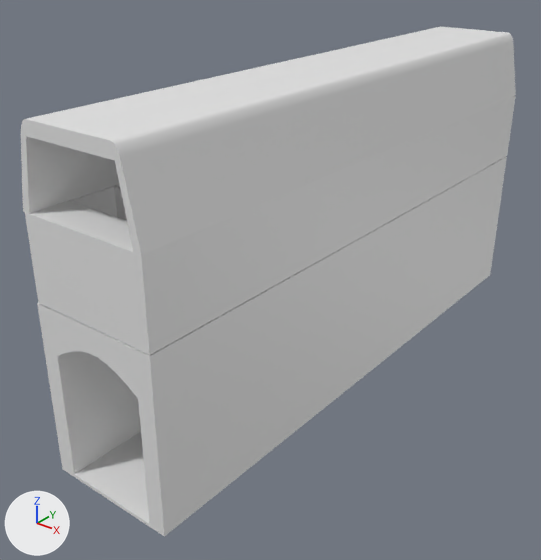
The FBX model Assets/Models/Building2.fbx: old version first, new version second.
The view is the same before and after, from a 50 mm lens placed at (33.5, -62.7, 22.6), pointed at (2.1, -23.4, -1.7). Every picture has the same lights, and +X, +Y and +Z are marked at lower left. The first picture is the older version. Where no turn or scale is listed for an object, it has been applied to the vertices.
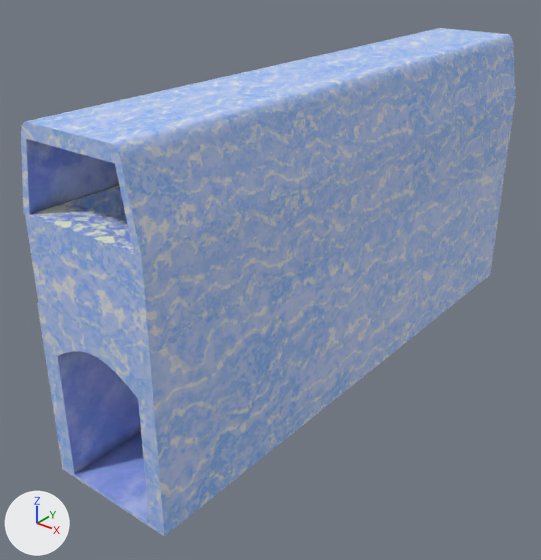
What differs and where, as boxes [x1, y1, x2, y2] in the pictures (541 x 560 px):
'Cube.001', recoloured, surface changed, moved
    before: [21, 26, 516, 255]
    after: [21, 28, 516, 258]
'Cube.216', reshaped, moved
    before: [25, 96, 515, 355]
    after: [25, 97, 515, 356]
part 1 of me_cube_001, recoloured
    both: [21, 28, 515, 255]
part 2 of me_cube_001, recoloured (white to blue)
    both: [26, 139, 119, 214]
part 3 of me_cube_001, surface changed
    both: [21, 28, 515, 255]
part 4 of me_cube_003, recoloured
    both: [25, 97, 515, 355]
part 5 of me_cube_003, recoloured
    both: [31, 186, 133, 252]
part 6 of me_cube_002, recoloured
    both: [37, 157, 507, 537]
part 7 of me_cube_002, recoloured (white to blue)
    before: [39, 157, 505, 523]
    after: [57, 341, 149, 523]

Edits to the bpy script that builds the scene:
```text
Add mat_wallsbottom:
    mat_wallsbottom = principled_material('WallsBottom')
    mat_wallsbottom.texture = img_building2wallsbottom_png  # with its transparency
    mat_wallsbottom.roughness = 0.585
Add mat_wallsinsidebottom:
    mat_wallsinsidebottom = principled_material('WallsInsideBottom')
    mat_wallsinsidebottom.texture = img_building2wallsinsidebottom_png  # with its transparency
    mat_wallsinsidebottom.roughness = 0.822
Add mat_wallsmiddle:
    mat_wallsmiddle = principled_material('WallsMiddle')
    mat_wallsmiddle.texture = img_building2wallsmiddle_png  # with its transparency
    mat_wallsmiddle.roughness = 0.681
Add mat_floorbaked:
    mat_floorbaked = principled_material('FloorBaked')
    mat_floorbaked.texture = img_building2floor_png  # with its transparency
    mat_floorbaked.roughness = 0.837
Add mat_wallsinsidetop:
    mat_wallsinsidetop = principled_material('WallsInsideTop')
    mat_wallsinsidetop.texture = img_building2wallsinsidetop_png  # with its transparency
    mat_wallsinsidetop.roughness = 0.802
Add mat_wallstop:
    mat_wallstop = principled_material('WallsTop')
    mat_wallstop.texture = img_building2wallstop_png  # with its transparency
    mat_wallstop.roughness = 0.837
Change me_cube_002:
    remove me_cube_002.from_pydata(...)  # 136 vertices, 136 faces; spans x -0.4..8.8, y -41.4..2.7, z -10.0..1.9
    add me_cube_002.from_pydata(...)  # 136 vertices, 125 faces; spans x -0.4..8.8, y -41.4..2.7, z -10.0..1.9
    me_cube_002 part 6: 74 faces spanning x -0.4..8.8, y -41.4..2.7, z -10.0..1.9 switch from no material to mat_wallsbottom (picture img_building2wallsbottom_png)
    me_cube_002 part 7: 51 faces spanning x -0.4..8.8, y -41.4..2.7, z -10.0..1.9 switch from no material to mat_wallsinsidebottom (picture img_building2wallsinsidebottom_png)
    edits to the shape of me_cube_002 do not show in these pictures
Change me_cube_003:
    remove me_cube_003.from_pydata(...)  # 382 vertices, 364 faces; spans x -4.8..4.6, y -22.1..22.1, z -2.7..2.7
    add me_cube_003.from_pydata(...)  # 291 vertices, 252 faces; spans x -4.8..4.6, y -22.1..22.1, z -2.7..2.7
    me_cube_003 part 4: 158 faces spanning x -4.8..4.6, y -22.1..22.1, z -2.7..2.7 switch from no material to mat_wallsmiddle (picture img_building2wallsmiddle_png)
    me_cube_003 part 5: 94 faces spanning x -4.8..4.6, y -22.1..22.1, z -2.7..2.7 switch from no material to mat_floorbaked (picture img_building2floor_png)
    edits to the shape of me_cube_003 do not show in these pictures
Change me_cube_001:
    where me_cube_001.from_pydata(...)  # 432 vertices, 412 faces; spans x -0.4..8.8, y -41.4..2.7, z 8.4..13.6
    me_cube_001 part 1: 385 of the faces centred in x 0.0..8.4, y -41.4..2.7, z 10.6..13.6 switch from no material to mat_wallstop (picture img_building2wallstop_png)
    me_cube_001 part 2: all 27 faces centred in x 0.5..7.9, y -31.9..-0.3, z 10.6..12.7 switch from no material to mat_wallsinsidetop (picture img_building2wallsinsidetop_png)
    me_cube_001 part 3: texture (UV) coordinates of 412 of 412 faces, centred in x 0.0..8.4, y -41.4..2.7, z 10.6..13.6, changed; they spanned u -2.03..0.17, v -0.01..0.34 and now span u 0.02..0.92, v 0.02..0.98
Change ob_cube_216:
    ob_cube_216.location: (4.18, -19.38, 5.73) -> (4.18, -19.38, 5.67)
Change ob_cube_001:
    ob_cube_001.location: (-0.02, -0.05, 0.0) -> (-0.02, -0.05, -0.13)
```
